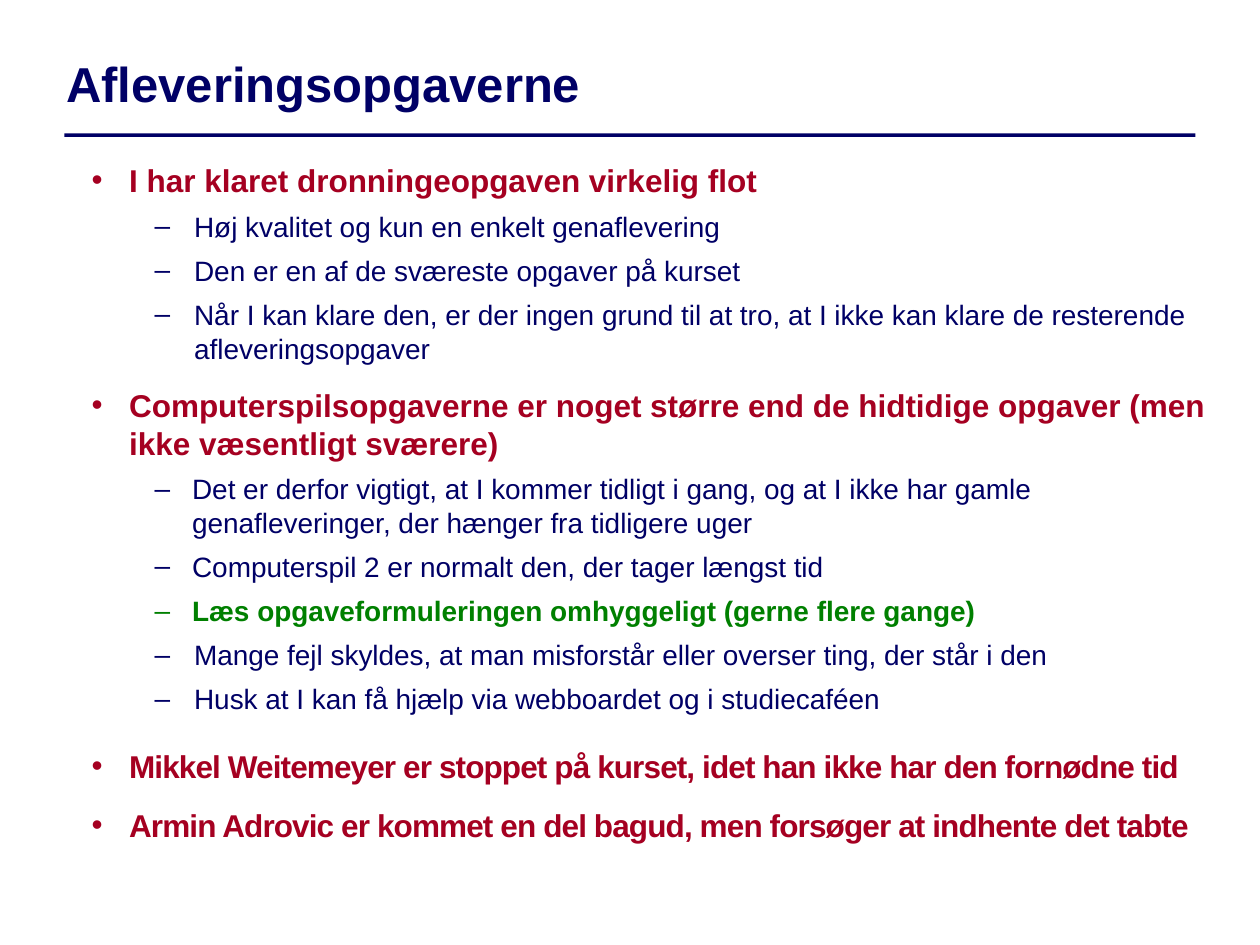
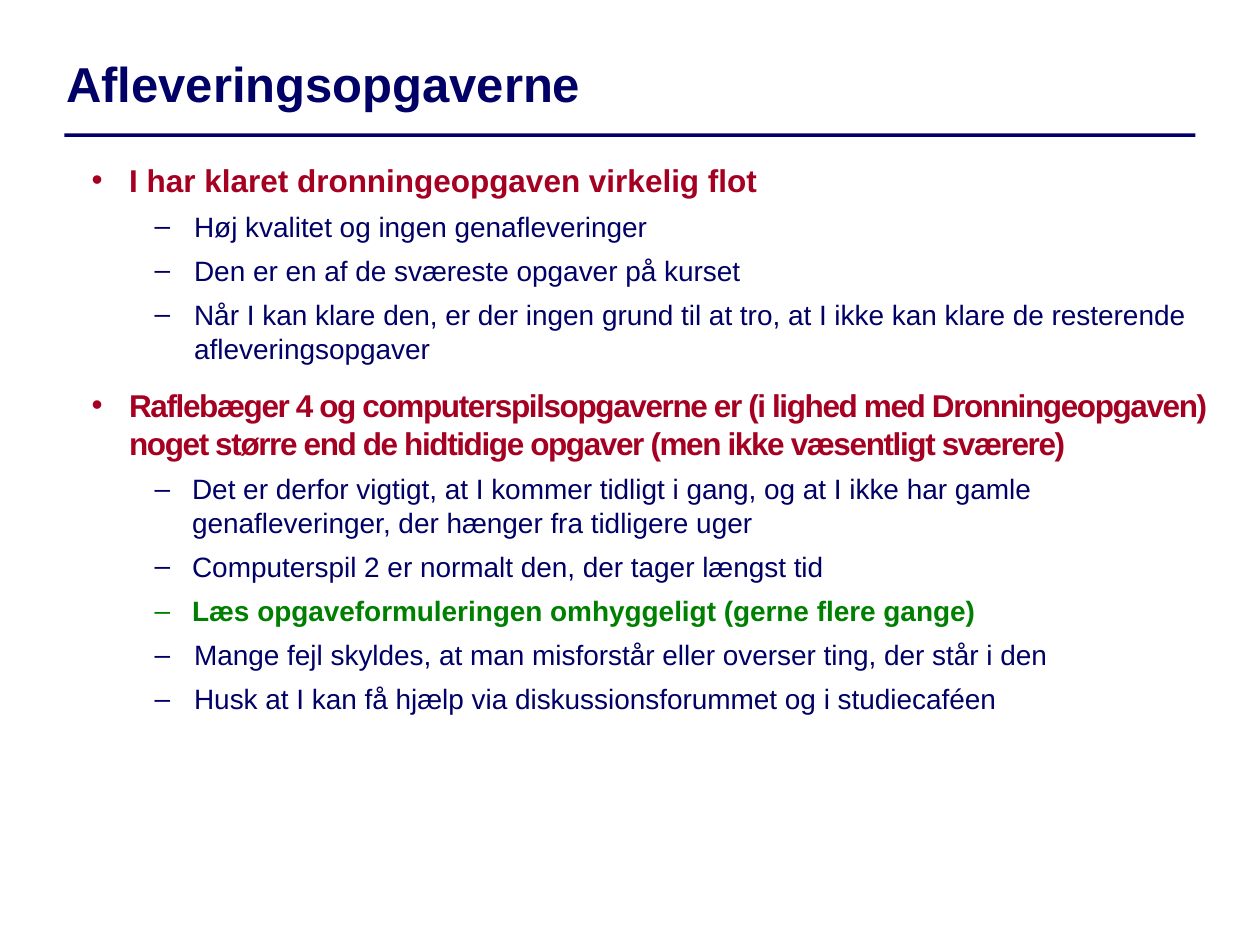
Before and after one commit to IntProgAU/Materiale, a slide deck: slide 4 of web/g22/status/Status6.pptx (slide 2 before the commit). Drawn at 1260x945 pixels with LibreOffice and Linux fonts; fonts in the diff are those of the drawing. Boxes give left, top, right and bottom in pixels: in the first picture for what was removed or moved away, otherwise in the second. Text is boxed around its words. In the diff, an @@ line names an element or a change of style, - is before the commit and + after.

```diff
--- a/web/g22/status/Status6.pptx
+++ b/web/g22/status/Status6.pptx
@@ text at (194,216,647,242): text changed @@
-  – Høj kvalitet og kun en enkelt genaflevering
+  – Høj kvalitet og ingen genafleveringer
@@ text at (129,394,1207,461): text changed @@
-• Computerspilsopgaverne er noget større end de hidtidige opgaver (men ikke væsentligt sværere)
+• Raflebæger 4 og computerspilsopgaverne er (i lighed med Dronningeopgaven) noget større end de hidtidige opgaver (men ikke væsentligt sværere)
@@ text at (194,688,996,715): text changed; size 18 to 16 pt; text colour #A50021 to #000066; bold off @@
-  – Husk at I kan få hjælp via webboardet og i studiecaféen
-  • Mikkel Weitemeyer er stoppet på kurset, idet han ikke har den fornødne tid
-  • Armin Adrovic er kommet en del bagud, men forsøger at indhente det tabte
+  – Husk at I kan få hjælp via diskussionsforummet og i studiecaféen
```
Also in this commit, not shown: 3 other slides changed, 1 slide added.
